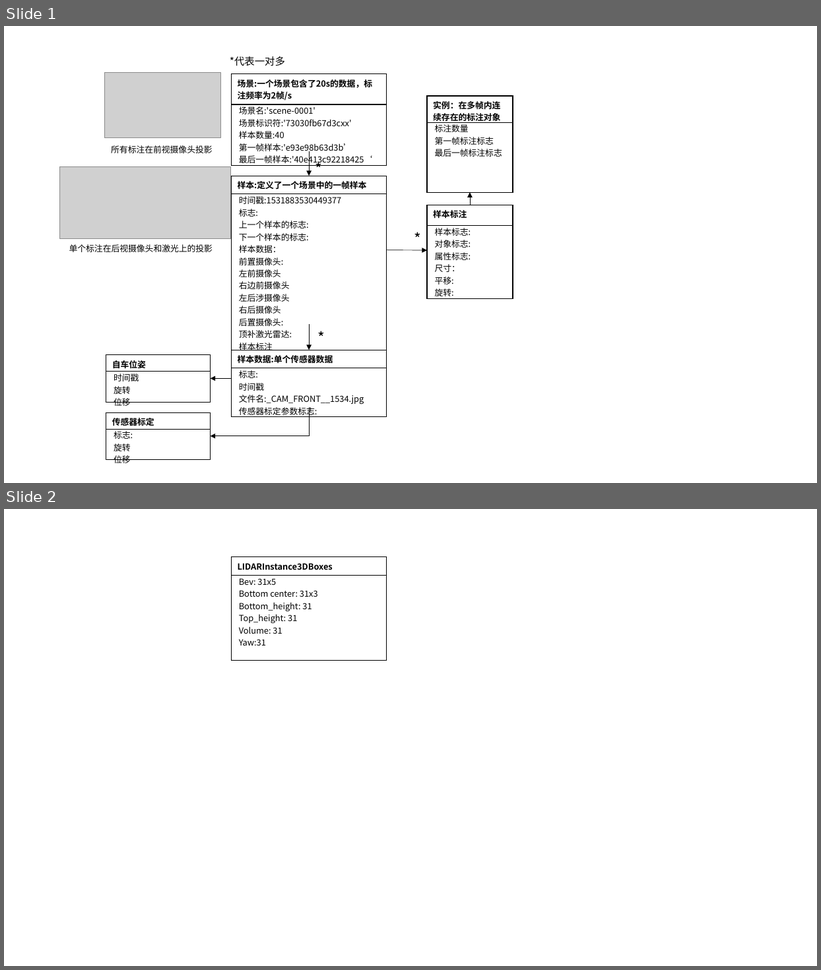
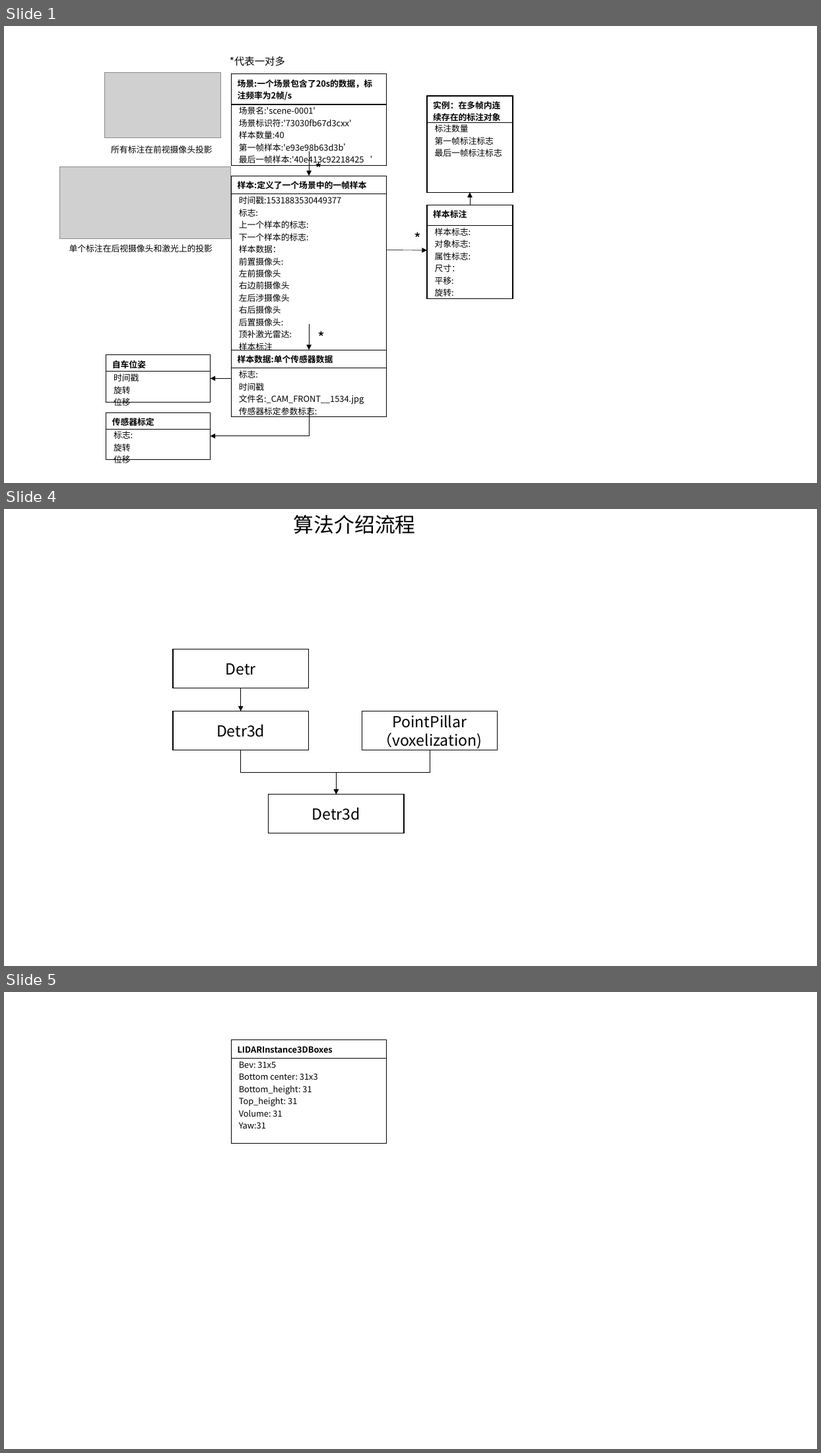
Before and after one commit to foxbao/mmlab_install, a slide deck: 数据集结构.pptx. Shown one above the other, each under a label of ours: slides 1 and 2 before the commit, slides 1, 4 and 5 after it; the slides between them are not shown. The pictures are 821x970 and 821x1453 pixels, drawn with LibreOffice and Linux fonts; fonts in the diff are those of the drawing; grey boxes stand for pictures. Boxes give left, top, right and bottom in pixels: in the first picture for what was removed or moved away, otherwise in the second. Text is boxed around its words. In the diff, an @@ line names an element or a change of style, - is before the commit and + after.

Commit message:
added the contents for detr3d

```diff
--- a/数据集结构.pptx
+++ b/数据集结构.pptx
@@ slide 4 added at (4, 509, 817, 966), background #FFFFFF @@
@@ text added at (294, 515, 416, 534), 24 pt, text #000000 @@
+算法介绍流程
@@ rectangle added at (173, 650, 308, 689), outline #000000 1 pt, 18 pt, text #000000 @@
+Detr
@@ arrow added from (241, 689) to (241, 712), #000000 0.5 pt @@
@@ rectangle added at (173, 712, 308, 751), outline #000000 1 pt, 18 pt, text #000000 @@
+Detr3d
@@ rectangle added at (362, 712, 498, 751), outline #000000 1 pt, 18 pt, text #000000 @@
+PointPillar（voxelization)
@@ elbow arrow added from (241, 751) to (337, 795), #000000 0.5 pt @@
@@ elbow arrow added from (430, 751) to (337, 795), #000000 0.5 pt @@
@@ rectangle added at (269, 795, 404, 834), outline #000000 1 pt, 18 pt, text #000000 @@
+Detr3d
@@ what was slide 2 is now slide 5 @@
```
Also in this commit, not shown: 2 slides changed, 6 other slides added, 1 slide removed, 4 other files.
